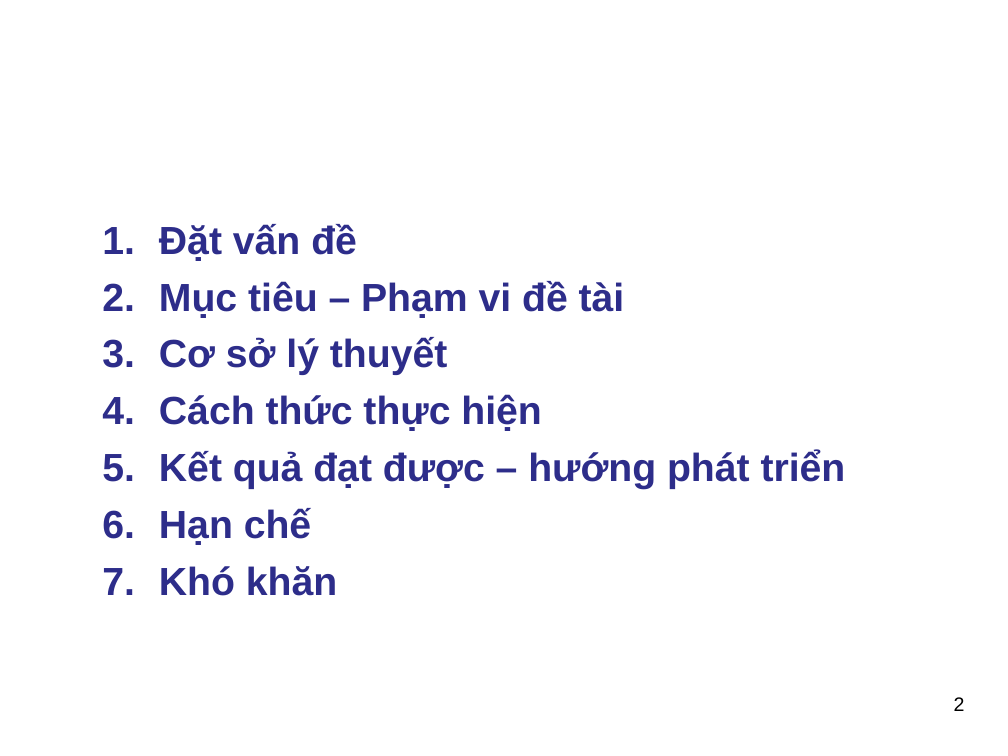
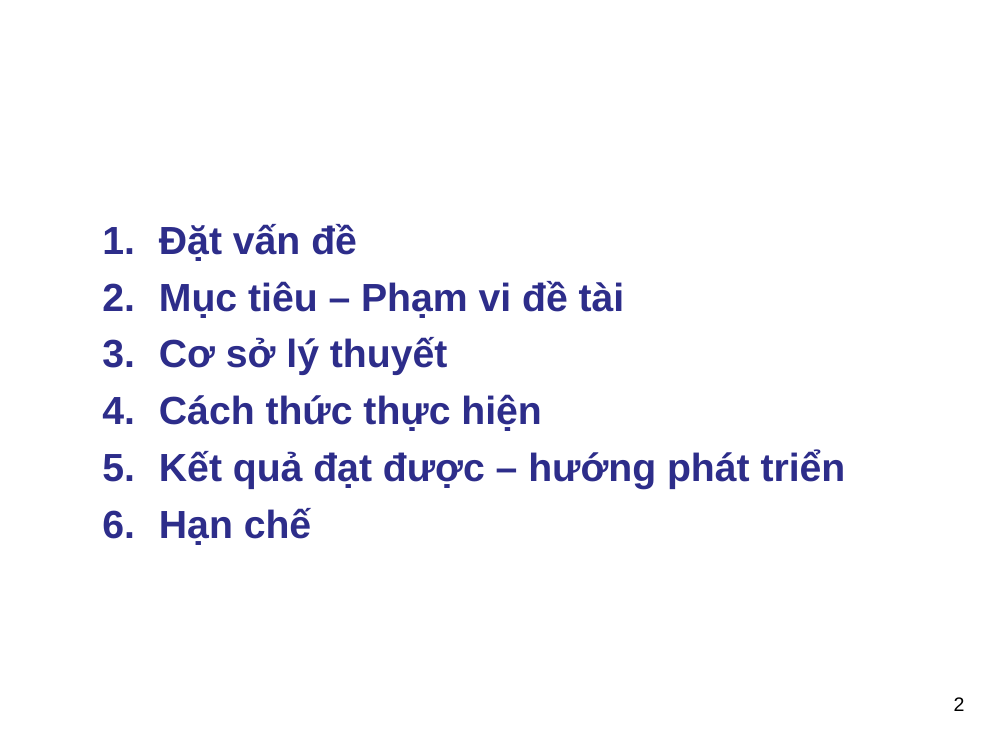
Before and after one commit to thuhuynh4393/testfrontend, a slide deck: slide 2 of Thu HUynh - SLide bao cao.ppt. Drawn at 1008x756 pixels with LibreOffice and Linux fonts; fonts in the diff are those of the drawing; background and template pictures are left out. Boxes give left, top, right and bottom in pixels: in the first picture for what was removed or moved away, otherwise in the second. Text is boxed around its words. In the diff, an @@ line names an element or a change of style, - is before the commit and + after.

```diff
--- a/Thu HUynh - SLide bao cao.ppt
+++ b/Thu HUynh - SLide bao cao.ppt
@@ text at box(159, 566, 337, 596): paragraph removed @@
-7. Khó khăn
```
Also in this commit, not shown: 11 other slides changed, 7 slides added, 3 slides removed.
